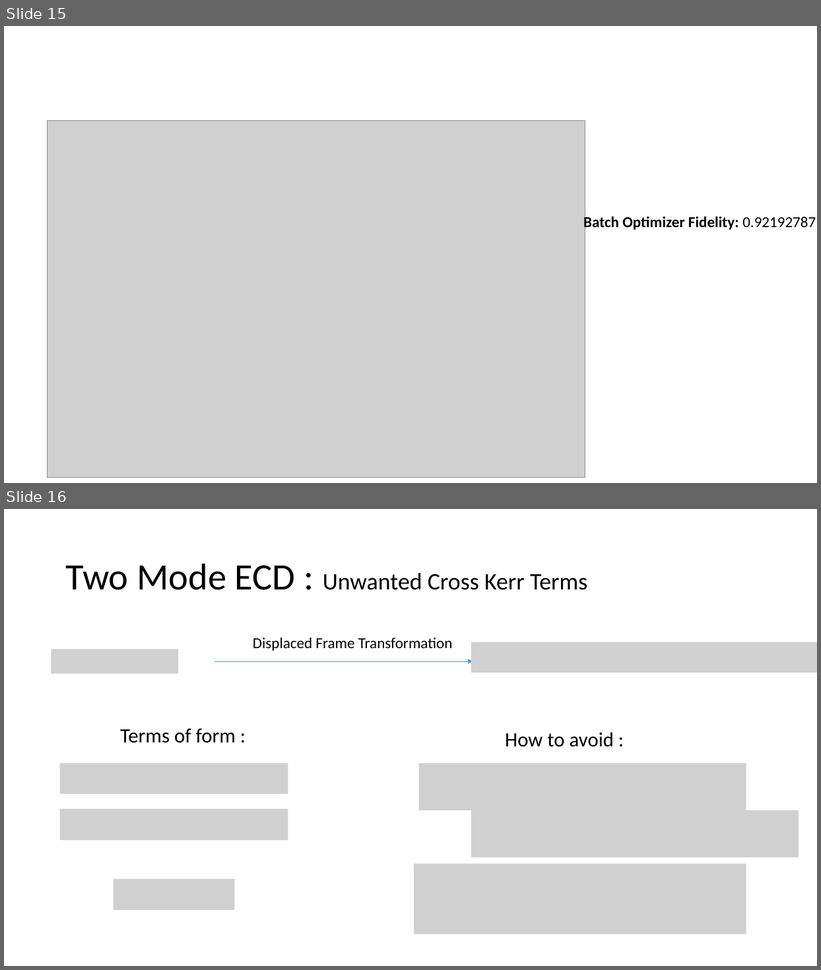
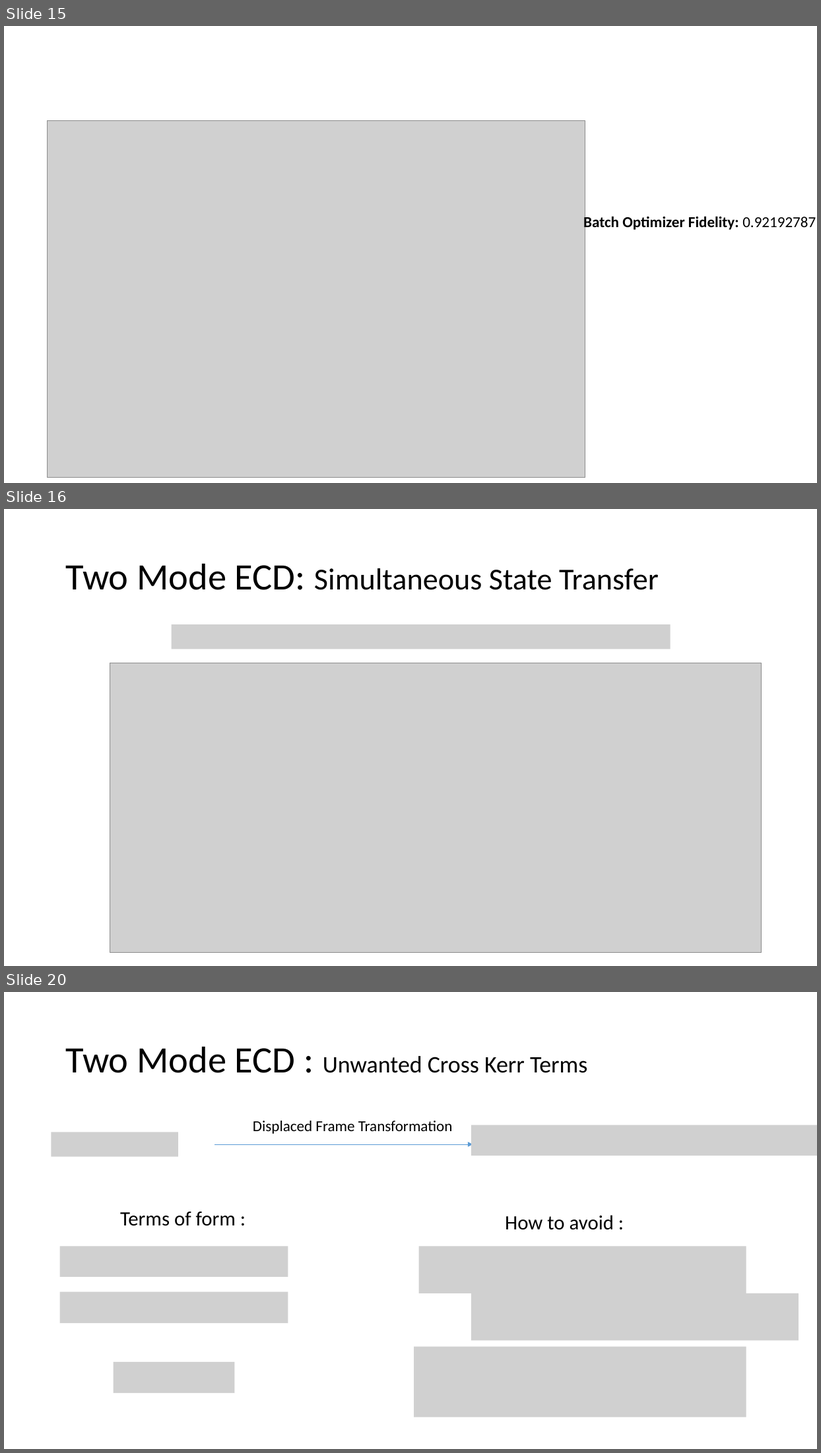
Before and after one commit to EeshGupta/Multimode-Conditional-Displacements, a slide deck: presentations/mcd.pptx. Shown one above the other, each under a label of ours: slides 15 and 16 before the commit, slides 15, 16 and 20 after it; the slides between them are not shown. The pictures are 821x970 and 821x1453 pixels, drawn with LibreOffice and Linux fonts; fonts in the diff are those of the drawing; grey boxes stand for pictures. Boxes give left, top, right and bottom in pixels: in the first picture for what was removed or moved away, otherwise in the second. Text is boxed around its words. In the diff, an @@ line names an element or a change of style, - is before the commit and + after.

```diff
--- a/presentations/mcd.pptx
+++ b/presentations/mcd.pptx
@@ slide 16 added at bbox=[4, 509, 817, 966], background #FFFFFF @@
@@ title added at bbox=[66, 563, 659, 590], 36 pt, text #000000 @@
+Two Mode ECD: Simultaneous State Transfer
@@ picture added at bbox=[172, 625, 671, 649] @@
@@ picture added at bbox=[110, 663, 762, 953] @@
@@ what was slide 16 is now slide 20 @@
```
Also in this commit, not shown: 3 slides changed, 3 other slides added, 1 other file.
